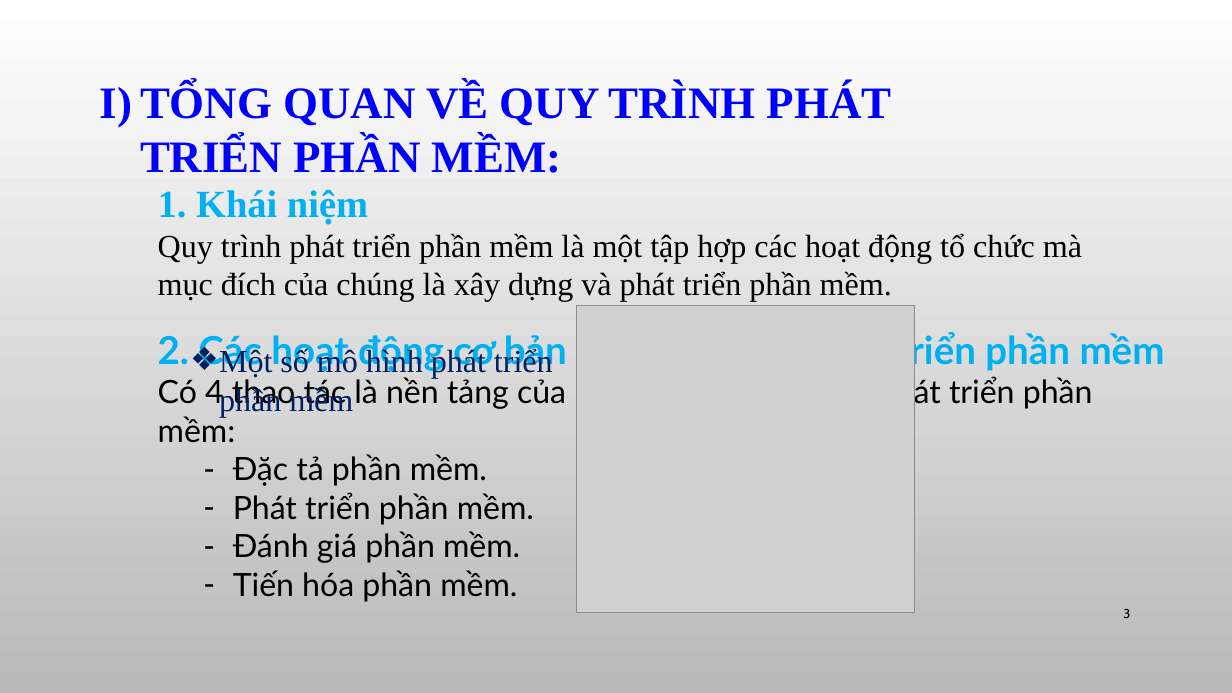
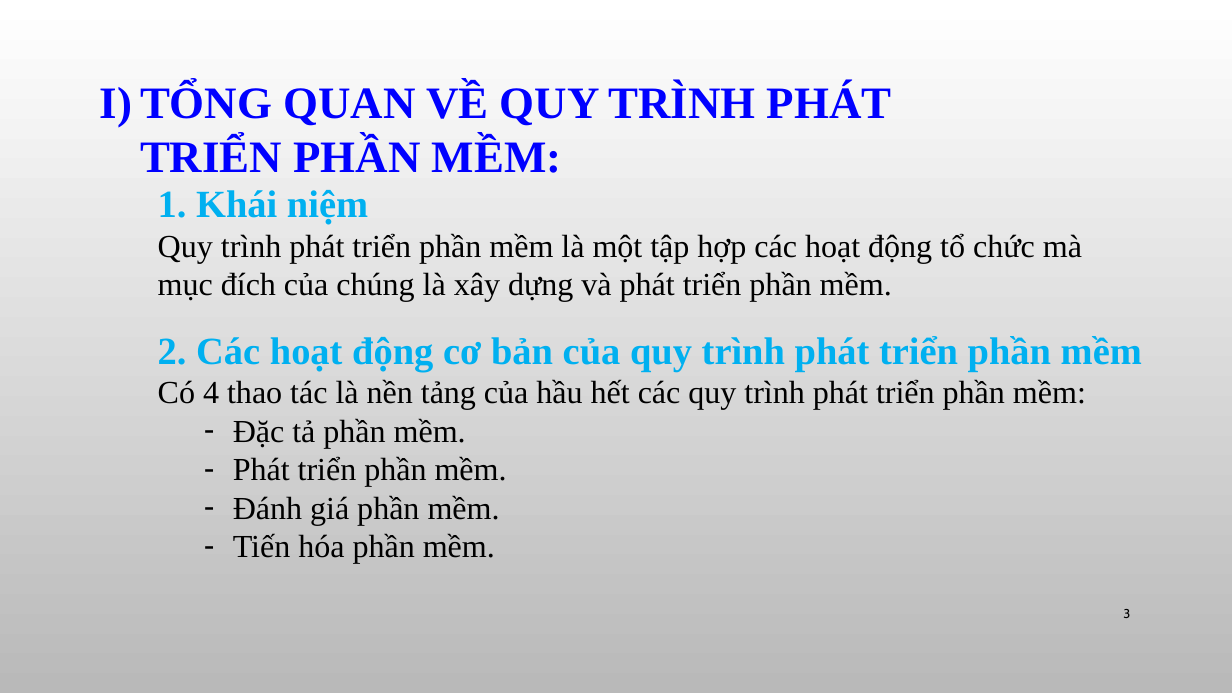
Before and after one commit to helloworldnmcnpm/studentmanagermentprogram, a slide deck: slide 3 of Slide seminar/Seminar.pptx. Drawn at 1232x693 pixels with LibreOffice and Linux fonts; fonts in the diff are those of the drawing; grey boxes stand for pictures; background and template pictures are left out. Boxes give left, top, right and bottom in pixels: in the first picture for what was removed or moved away, otherwise in the second. Text is boxed around its words. In the diff, an @@ line names an element or a change of style, - is before the commit and + after.

```diff
--- a/Slide seminar/Seminar.pptx
+++ b/Slide seminar/Seminar.pptx
@@ text "2. Các hoạt động cơ ..." at (x1=158, y1=336, x2=1142, y2=564): font Lato to Times New Roman @@
@@ picture removed at (x1=577, y1=305, x2=915, y2=613) @@
@@ text removed at (x1=219, y1=347, x2=534, y2=525) @@
-❖ Một số mô hình phát triển phần mềm
```
Also in this commit, not shown: 2 other slides changed, 2 slides added.
